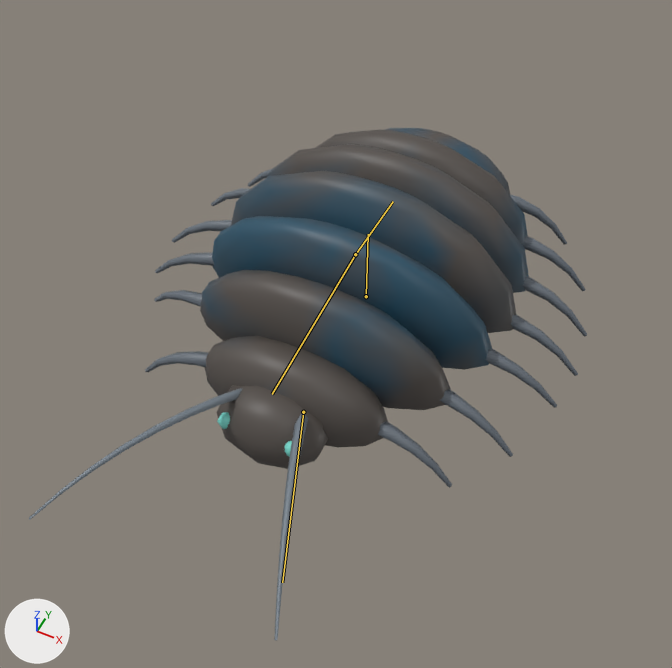
A saved change to the glTF model assets/creatures/scuttler/scuttler.glb.
Rendered twice from a camera (50 mm lens) standing at (0.497, -1.519, 1.264) and looking at (-0.009, -0.508, 0.0). Every picture has the same lights, and +X, +Y and +Z are marked at lower left. The older version comes first. Both versions are drawn at frame 12 of the action 'attack'; the numbers are the values there. The bones that change, and the others that lie on the model, are drawn over the model as lines.

In view in the first picture: 'scuttler'.
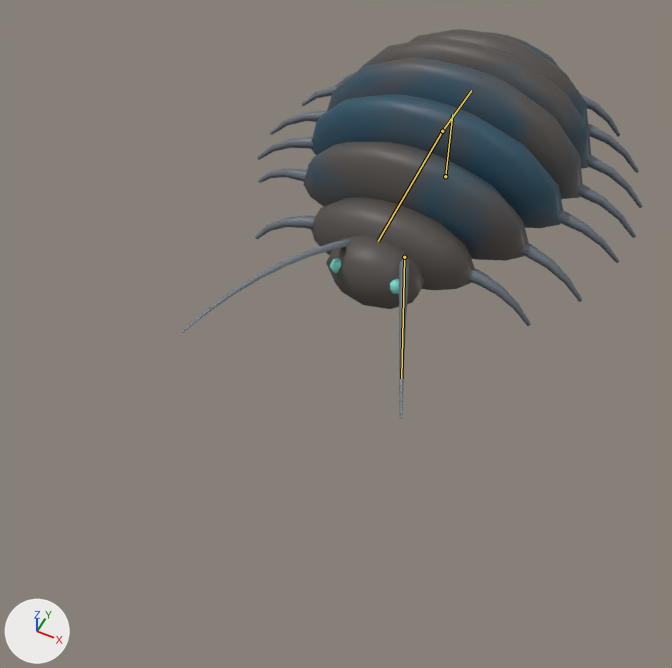
Pixel boxes (x1, y1, x2, y2) of what changed, in the pictures (672 x 668 px):
'scuttler', posed (17% narrower, 24% shorter)
    before: (29, 128, 587, 641)
    after: (182, 29, 643, 418)
bone 'root', root to tip
    before: (366, 296) to (368, 234)
    after: (445, 176) to (452, 114)

What the commit changed:
Bone 'root' (bone_root) moves from (0.0, 0.0, 0.398) to (0.0, 0.0, 0.0).
